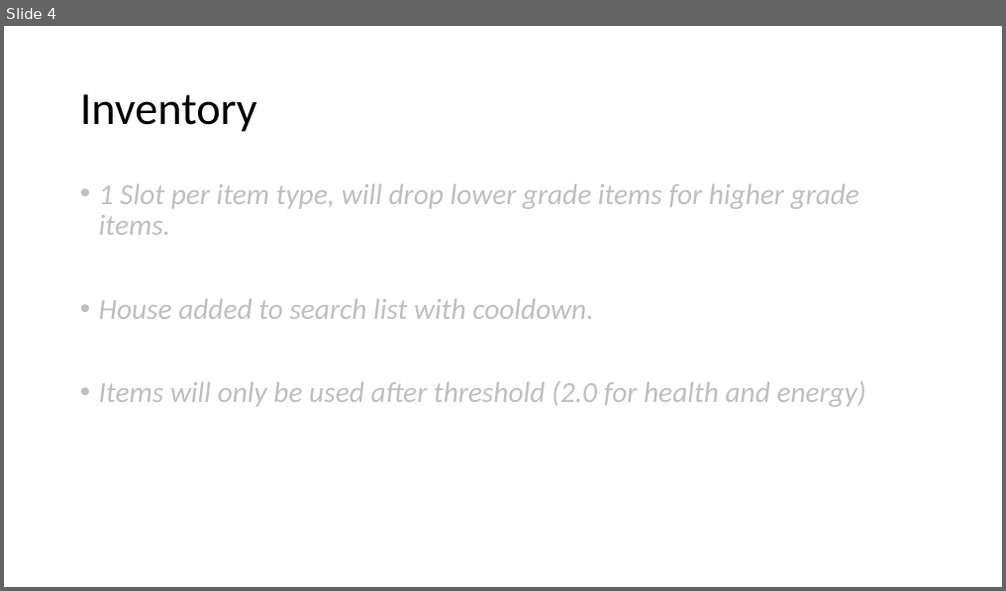
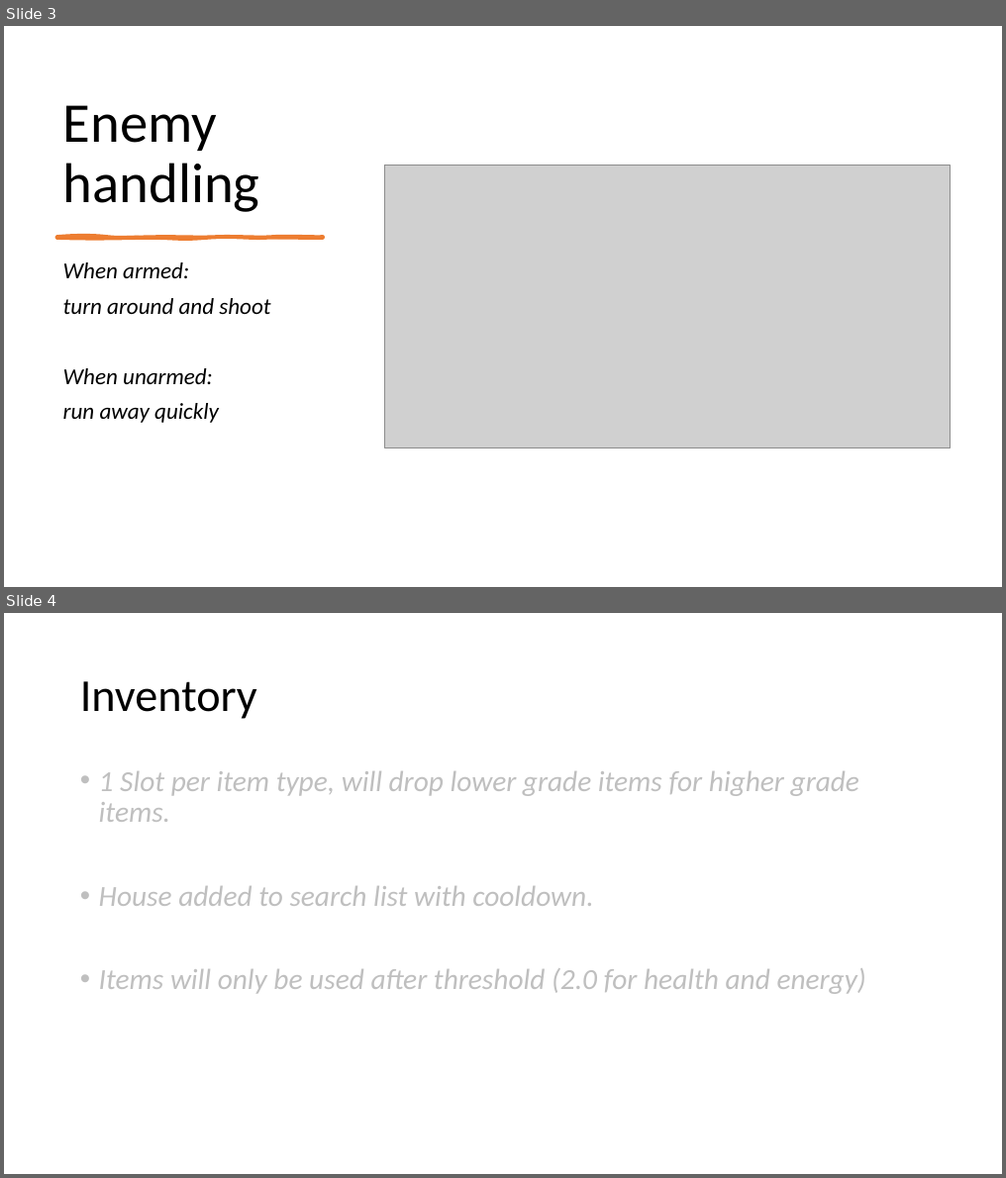
Before and after one commit to SixArne/GameplayProgrammingZombieGame, a slide deck: GPP_ZombieAI_LastNameFirstName_2DAEXX.pptx. Shown one above the other, each under a label of ours: slide 4 before the commit, slides 3 and 4 after it. The pictures are 1006x591 and 1006x1178 pixels, drawn with LibreOffice and Linux fonts; fonts in the diff are those of the drawing; grey boxes stand for pictures. Boxes give left, top, right and bottom in pixels: in the first picture for what was removed or moved away, otherwise in the second. Text is boxed around its words. In the diff, an @@ line names an element or a change of style, - is before the commit and + after.

```diff
--- a/GPP_ZombieAI_LastNameFirstName_2DAEXX.pptx
+++ b/GPP_ZombieAI_LastNameFirstName_2DAEXX.pptx
@@ slide 3 added at [4, 26, 1002, 587], background #FFFFFF @@
@@ title added at [63, 105, 260, 212], 54 pt, text #000000 @@
+Enemy handling
@@ picture added at [385, 166, 950, 448] @@
@@ freeform shape added at [56, 236, 323, 238], fill #ED7D31, outline #ED7D31 3 pt @@
@@ text added at [63, 263, 270, 423], 22 pt, text #000000, italic @@
+When armed:
+turn around and shoot
+When unarmed:
+run away quickly
```
Also in this commit, not shown: 3 slides changed, 1 other slide added, 2 slides removed, 5 other files.
